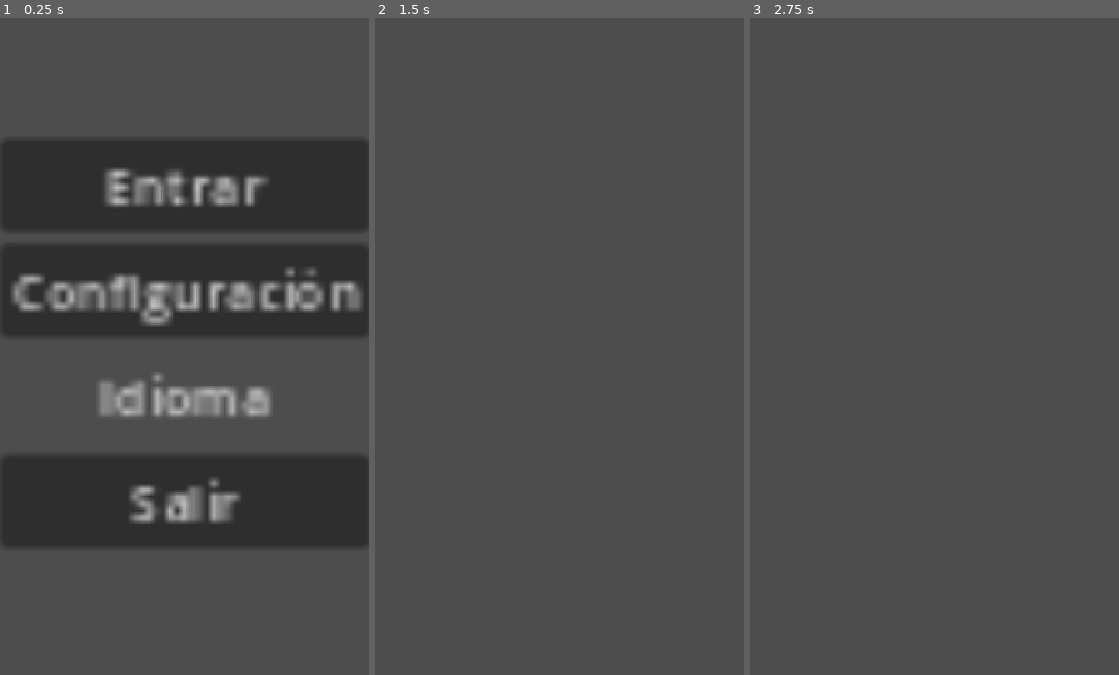
Above: before the commit, frames 1-3 (left to right).
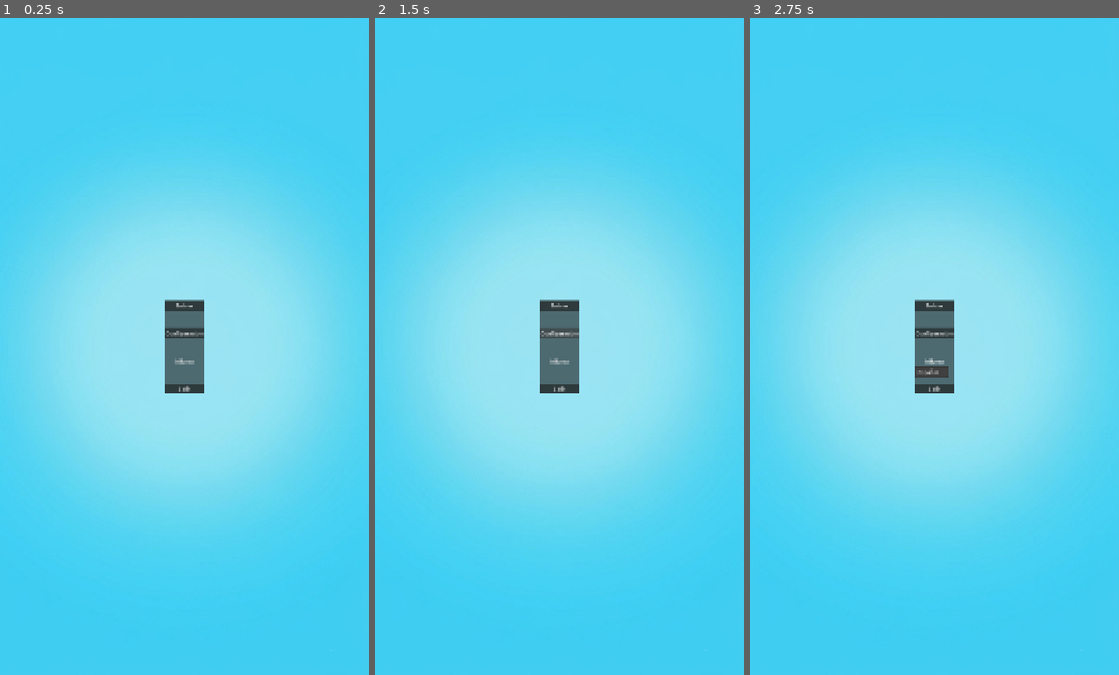
Above: after the commit, the same moments.

Repository: kikesnz7/HUNTERRIDDLE
Game: Godot game, scene res://Escenas/MainMenu.tscn
Two runs of this game, one before a commit and one after it. Both use one fixed random seed, a clock stepped at 60 frames per second and the inputs below.
Inputs (mouse positions are in pixels of both pictures, inside the frame that each line leads up to):
- Up to frame 1 (0.25 s): no input
- Up to frame 2 (1.5 s): click "Entrar" at 0.5 s; click (559, 333) at 1.25 s, where only the run after the commit has a clickable "Configuración"
- Up to frame 3 (2.75 s): click (934, 359) at 2 s, where only the run after the commit has a clickable "Idioma"

The runs differ from the first frame. In frame 1, 100% of the frame differs, in the area x 0-100%, y 0-100%; in frame 2, 100%; in frame 3, 100%.

Commit message:
Ajustes en las interfaces de las escenas

Diff:
--- a/Escenas/Config.tscn
+++ b/Escenas/Config.tscn
@@ -1,17 +1,59 @@
 [gd_scene format=3 uid="uid://cnix0mqvx4px0"]
 
-[node name="Node2D" type="Node2D" unique_id=223582522]
+[ext_resource type="Texture2D" uid="uid://dn3u7pkhfwsyn" path="res://Assets/Background 2.png" id="1_31e86"]
 
-[node name="Control" type="Control" parent="." unique_id=1985125059]
-layout_mode = 3
-anchors_preset = 0
-offset_right = 40.0
-offset_bottom = 40.0
+[node name="Configuracion" type="CanvasLayer" unique_id=885813466]
 
-[node name="Container" type="Container" parent="Control" unique_id=1621399357]
-layout_mode = 0
-offset_right = 40.0
-offset_bottom = 40.0
+[node name="TextureRect" type="TextureRect" parent="." unique_id=447336672]
+offset_right = 1080.0
+offset_bottom = 1920.0
+texture = ExtResource("1_31e86")
+expand_mode = 1
+stretch_mode = 6
 
-[node name="VBoxContainer" type="VBoxContainer" parent="Control/Container" unique_id=1478349773]
+[node name="PanelContainer" type="PanelContainer" parent="." unique_id=1266086328]
+anchors_preset = 8
+anchor_left = 0.5
+anchor_top = 0.5
+anchor_right = 0.5
+anchor_bottom = 0.5
+offset_left = -415.5
+offset_top = -587.6814
+offset_right = 415.5
+offset_bottom = 586.3186
+grow_horizontal = 2
+grow_vertical = 2
+
+[node name="MarginContainer" type="MarginContainer" parent="PanelContainer" unique_id=1770869496]
 layout_mode = 2
+theme_override_constants/margin_left = 15
+theme_override_constants/margin_top = 50
+theme_override_constants/margin_right = 15
+theme_override_constants/margin_bottom = 30
+
+[node name="VBoxContainer" type="VBoxContainer" parent="PanelContainer/MarginContainer" unique_id=215480891]
+layout_mode = 2
+theme_override_constants/separation = 20
+alignment = 1
+
+[node name="HBoxContainer" type="HBoxContainer" parent="PanelContainer/MarginContainer/VBoxContainer" unique_id=919403675]
+layout_mode = 2
+size_flags_vertical = 4
+
+[node name="Label" type="Label" parent="PanelContainer/MarginContainer/VBoxContainer/HBoxContainer" unique_id=18096069]
+layout_mode = 2
+text = "Volumen"
+
+[node name="HSlider" type="HSlider" parent="PanelContainer/MarginContainer/VBoxContainer/HBoxContainer" unique_id=125644141]
+layout_mode = 2
+size_flags_vertical = 4
+
+[node name="Tema" type="Button" parent="PanelContainer/MarginContainer/VBoxContainer" unique_id=1615276726]
+layout_mode = 2
+size_flags_vertical = 4
+text = "Tema"
+
+[node name="Volver" type="Button" parent="PanelContainer/MarginContainer/VBoxContainer" unique_id=1525988557]
+layout_mode = 2
+size_flags_vertical = 4
+text = "Volver"
--- /dev/null
+++ b/Escenas/LoginScreen.tscn
@@ -0,0 +1,135 @@
+[gd_scene format=3 uid="uid://d4h8ach2ay10u"]
+
+[sub_resource type="StyleBoxFlat" id="StyleBoxFlat_3nsn5"]
+bg_color = Color(1, 0.75, 0.75, 1)
+border_width_left = 1
+border_width_top = 1
+border_width_right = 1
+border_width_bottom = 1
+border_color = Color(0.827451, 0.81960785, 0.78039217, 1)
+corner_radius_top_left = 12
+corner_radius_top_right = 12
+corner_radius_bottom_right = 12
+corner_radius_bottom_left = 12
+
+[sub_resource type="Theme" id="Theme_3nsn5"]
+
+[node name="LoginScreen" type="Control" unique_id=1538564329]
+layout_mode = 3
+anchors_preset = 15
+anchor_right = 1.0
+anchor_bottom = 1.0
+grow_horizontal = 2
+grow_vertical = 2
+
+[node name="ColorRect" type="ColorRect" parent="." unique_id=776093319]
+layout_mode = 1
+anchors_preset = 15
+anchor_right = 1.0
+anchor_bottom = 1.0
+grow_horizontal = 2
+grow_vertical = 2
+color = Color(0.920979, 0.97330815, 0.9801448, 1)
+
+[node name="PanelContainer" type="PanelContainer" parent="." unique_id=904743577]
+custom_minimum_size = Vector2(400, 460)
+layout_mode = 0
+offset_left = 345.0
+offset_top = 84.0
+offset_right = 745.0
+offset_bottom = 544.0
+theme_override_styles/panel = SubResource("StyleBoxFlat_3nsn5")
+
+[node name="MarginContainer" type="MarginContainer" parent="PanelContainer" unique_id=1041669720]
+layout_mode = 2
+theme = SubResource("Theme_3nsn5")
+theme_override_constants/margin_left = 40
+theme_override_constants/margin_top = 20
+theme_override_constants/margin_right = 40
+theme_override_constants/margin_bottom = 20
+
+[node name="VBoxContainer" type="VBoxContainer" parent="PanelContainer/MarginContainer" unique_id=884233828]
+layout_mode = 2
+size_flags_stretch_ratio = 1.25
+focus_neighbor_bottom = NodePath("LineEdit2")
+
+[node name="HunterRidddle" type="Label" parent="PanelContainer/MarginContainer/VBoxContainer" unique_id=1797142590]
+layout_mode = 2
+theme_override_colors/font_color = Color(0.14901961, 0.12941177, 0.36078432, 1)
+theme_override_font_sizes/font_size = 20
+text = "
+HunterRiddle
+"
+horizontal_alignment = 1
+
+[node name="Subtitulo" type="Label" parent="PanelContainer/MarginContainer/VBoxContainer" unique_id=1934568512]
+layout_mode = 2
+theme_override_colors/font_color = Color(0.14901961, 0.12941177, 0.36078432, 1)
+theme_override_font_sizes/font_size = 11
+text = "
+                   Activa tu cuenta                 Activa tu mente
+"
+vertical_alignment = 1
+
+[node name="Correo" type="Label" parent="PanelContainer/MarginContainer/VBoxContainer" unique_id=1167007631]
+layout_mode = 2
+size_flags_horizontal = 0
+size_flags_stretch_ratio = 0.66
+theme_override_colors/font_color = Color(0.48, 0.48, 0.48, 1)
+theme_override_font_sizes/font_size = 12
+text = "Correo Electronico"
+
+[node name="LineEdit" type="LineEdit" parent="PanelContainer/MarginContainer/VBoxContainer" unique_id=211863593]
+layout_mode = 2
+theme_override_colors/selection_color = Color(0.94509804, 0.9372549, 0.9098039, 1)
+theme_override_font_sizes/font_size = 12
+placeholder_text = "introduce correo electronico"
+alignment = 1
+
+[node name="Contraseña" type="Label" parent="PanelContainer/MarginContainer/VBoxContainer" unique_id=1588425300]
+layout_mode = 2
+theme_override_colors/font_color = Color(0.47843137, 0.47843137, 0.47843137, 1)
+theme_override_font_sizes/font_size = 12
+text = "Contraseña"
+
+[node name="LineEdit2" type="LineEdit" parent="PanelContainer/MarginContainer/VBoxContainer" unique_id=1639584906]
+layout_mode = 2
+theme_override_colors/selection_color = Color(0.94509804, 0.9372549, 0.9098039, 1)
+theme_override_font_sizes/font_size = 12
+placeholder_text = "introduce contraseña"
+alignment = 1
+secret = true
+
+[node name="MarginContainer2" type="MarginContainer" parent="PanelContainer/MarginContainer/VBoxContainer" unique_id=1394617556]
+layout_mode = 2
+theme_override_constants/margin_top = 20
+
+[node name="HBoxContainer" type="HBoxContainer" parent="PanelContainer/MarginContainer/VBoxContainer/MarginContainer2" unique_id=490459500]
+layout_mode = 2
+
+[node name="Button" type="Button" parent="PanelContainer/MarginContainer/VBoxContainer/MarginContainer2/HBoxContainer" unique_id=727627221]
+custom_minimum_size = Vector2(175, 35)
+layout_mode = 2
+size_flags_horizontal = 0
+size_flags_vertical = 0
+text = "Iniciar sesion"
+
+[node name="Button2" type="Button" parent="PanelContainer/MarginContainer/VBoxContainer/MarginContainer2/HBoxContainer" unique_id=1964876619]
+custom_minimum_size = Vector2(175, 35)
+layout_mode = 2
+size_flags_horizontal = 0
+size_flags_vertical = 0
+text = "Jugar sin conexion"
+
+[node name="MarginContainer" type="MarginContainer" parent="PanelContainer/MarginContainer/VBoxContainer" unique_id=1344279552]
+layout_mode = 2
+theme_override_constants/margin_left = 0
+theme_override_constants/margin_top = 18
+
+[node name="Button" type="Button" parent="PanelContainer/MarginContainer/VBoxContainer/MarginContainer" unique_id=367465739]
+custom_minimum_size = Vector2(125, 35)
+layout_mode = 2
+size_flags_horizontal = 4
+size_flags_vertical = 0
+text = "Salir
+"
--- a/Escenas/MainMenu.tscn
+++ b/Escenas/MainMenu.tscn
@@ -1,43 +1,65 @@
 [gd_scene format=3 uid="uid://ceqin254r47ub"]
 
-[ext_resource type="Script" uid="uid://d3bfmxpgexy4o" path="res://Scripts/main_menu.gd" id="1_3bb84"]
+[ext_resource type="Texture2D" uid="uid://dn3u7pkhfwsyn" path="res://Assets/Background 2.png" id="2_jg0v5"]
 
-[node name="MainMenu" type="Node2D" unique_id=1033661987]
-scale = Vector2(9.332798, 8.804892)
-script = ExtResource("1_3bb84")
+[node name="Main Menu" type="CanvasLayer" unique_id=1669501279]
 
-[node name="Botones" type="Control" parent="." unique_id=14855183]
-layout_mode = 3
-anchors_preset = 0
-offset_top = -0.68143934
-offset_right = 116.57811
-offset_bottom = 219.53705
+[node name="TextureRect" type="TextureRect" parent="." unique_id=1615365522]
+anchors_preset = 15
+anchor_right = 1.0
+anchor_bottom = 1.0
+grow_horizontal = 2
+grow_vertical = 2
+texture = ExtResource("2_jg0v5")
+expand_mode = 1
+stretch_mode = 6
 
-[node name="VBoxContainer" type="VBoxContainer" parent="Botones" unique_id=1128168754]
-layout_mode = 0
-offset_left = -0.10714894
-offset_top = 0.908586
-offset_right = 116.68526
-offset_bottom = 218.4013
+[node name="VBoxContainer" type="VBoxContainer" parent="." unique_id=1469283586]
+anchors_preset = 8
+anchor_left = 0.5
+anchor_top = 0.5
+anchor_right = 0.5
+anchor_bottom = 0.5
+offset_left = -58.0
+offset_top = -139.0
+offset_right = 58.0
+offset_bottom = 139.0
+grow_horizontal = 2
+grow_vertical = 2
+
+[node name="TextureRect" type="TextureRect" parent="VBoxContainer" unique_id=166021702]
+layout_mode = 2
+size_flags_vertical = 0
+
+[node name="PanelContainer" type="PanelContainer" parent="VBoxContainer" unique_id=1504628270]
+layout_mode = 2
+size_flags_horizontal = 4
+size_flags_vertical = 4
+
+[node name="MarginContainer" type="MarginContainer" parent="VBoxContainer/PanelContainer" unique_id=1181245164]
+layout_mode = 2
+
+[node name="VBoxContainer" type="VBoxContainer" parent="VBoxContainer/PanelContainer/MarginContainer" unique_id=564551991]
+layout_mode = 2
+theme_override_constants/separation = 50
 alignment = 1
 
-[node name="Entrar" type="Button" parent="Botones/VBoxContainer" unique_id=1897965915]
+[node name="Entrar" type="Button" parent="VBoxContainer/PanelContainer/MarginContainer/VBoxContainer" unique_id=2030671715]
 layout_mode = 2
+size_flags_vertical = 0
 text = "Entrar"
 
-[node name="Config" type="Button" parent="Botones/VBoxContainer" unique_id=1229639367]
+[node name="Config" type="Button" parent="VBoxContainer/PanelContainer/MarginContainer/VBoxContainer" unique_id=1616326423]
 layout_mode = 2
 text = "Configuración"
 
-[node name="Idioma" type="MenuButton" parent="Botones/VBoxContainer" unique_id=448736407]
+[node name="Idioma" type="MenuButton" parent="VBoxContainer/PanelContainer/MarginContainer/VBoxContainer" unique_id=320544089]
 layout_mode = 2
 text = "Idioma"
+item_count = 1
+popup/item_0/text = "Español"
+popup/item_0/id = 0
 
-[node name="Salir" type="Button" parent="Botones/VBoxContainer" unique_id=1432374716]
+[node name="Salir" type="Button" parent="VBoxContainer/PanelContainer/MarginContainer/VBoxContainer" unique_id=1330098769]
 layout_mode = 2
 text = "Salir"
-
-[connection signal="pressed" from="Botones/VBoxContainer/Entrar" to="." method="_on_entrar_pressed"]
-[connection signal="pressed" from="Botones/VBoxContainer/Config" to="." method="_on_config_pressed"]
-[connection signal="pressed" from="Botones/VBoxContainer/Idioma" to="." method="_on_iidoma_pressed"]
-[connection signal="pressed" from="Botones/VBoxContainer/Salir" to="." method="_on_salir_pressed"]
--- /dev/null
+++ b/Scripts/Config.gd
@@ -0,0 +1,10 @@
+extends Control
+
+# Called when the node enters the scene tree for the first time.
+func _ready() -> void:
+	pass # Replace with function body.
+
+
+# Called every frame. 'delta' is the elapsed time since the previous frame.
+func _process(delta: float) -> void:
+	pass
--- a/Scripts/main_menu.gd
+++ b/Scripts/main_menu.gd
@@ -1,11 +1,11 @@
-extends Node2D
+extends Control
 
 # Called when the node enters the scene tree for the first time.
 func _ready() -> void:
 	pass # Replace with function body.
 
 func _on_entrar_pressed() -> void:
-	get_tree().change_scene_to_file("res://Escenas/Menu.tscn")
+	get_tree().change_scene_to_file("res://Escenas/LoginScreen.tscn")
 
 func _on_config_pressed() -> void:
 	get_tree().change_scene_to_file("res://Escenas/Config.tscn")
--- a/project.godot
+++ b/project.godot
@@ -34,3 +34,4 @@
 
 rendering_device/driver.windows="d3d12"
 renderer/rendering_method="mobile"
+2d/stretch/aspect="expand"
Not shown, added: Assets/Background 1.png.import
Not shown, added: Assets/Background 2.png.import
Not shown, added: Scripts/Config.gd.uid
